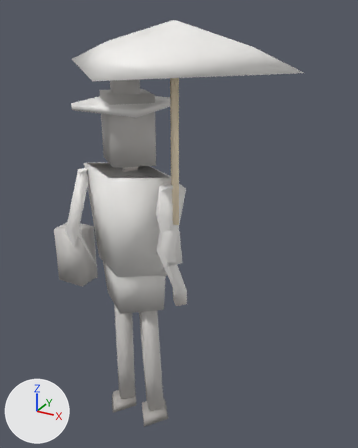
The glTF model public/models/humans/crowd-low.glb, before and after one commit.
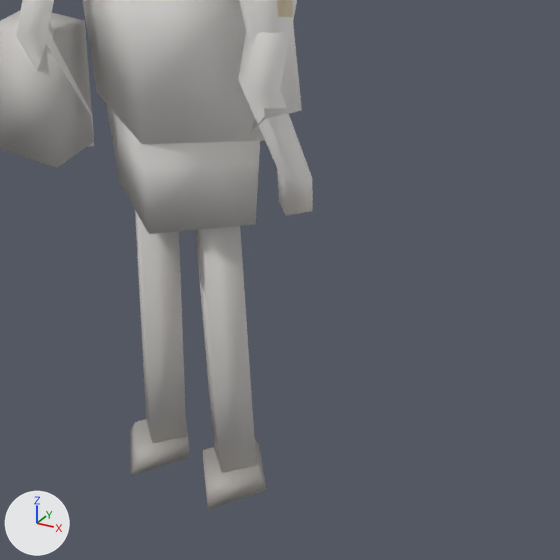
The first picture shows the older version from a camera (50 mm lens) standing at (1.31, -1.88, 2.2) and looking at (0.26, 0.03, 1.24). The close-ups show the older and then the newer version on the part from 16% to 81% of the width and 49% to 100% of the height of that picture. Only the edits that show in the close-ups are written down. The axes (+X, +Y, +Z) are drawn at lower left. The lights are the same throughout. Vertices at exactly the same position are counted once.

The scene before the commit, as lines of its bpy script (objects in view):
```python
me_mesh_0 = bpy.data.meshes.new('Mesh_0')
me_mesh_0.from_pydata(...)  # 225 vertices, 388 faces; spans x -0.4..0.83, y -0.6..0.44, z 0.0..2.14
me_mesh_0.materials.append(mat_defaultmaterial)
ob_mesh_0 = bpy.data.objects.new('Mesh_0', me_mesh_0)
ob_mesh_0.location = (0.0, 0.0, 0.0)
```
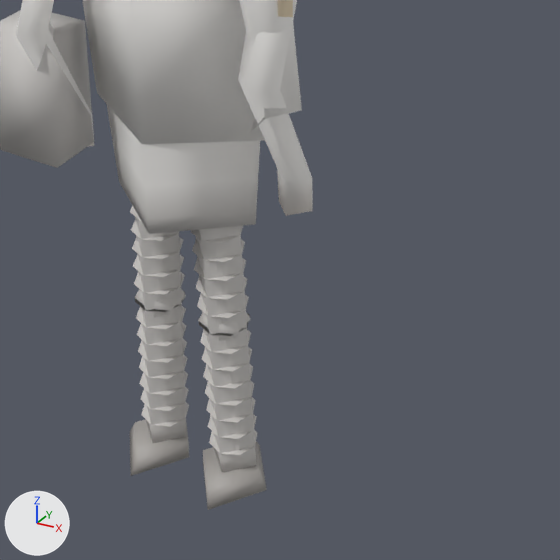
Location of each change, [x1, y1, x2, y2] in pixels of the close-ups (560 x 560 px):
```json
{"part": 1, "of": "me_mesh_0", "change": "added", "after": [134, 289, 186, 317]}
{"part": 2, "of": "me_mesh_0", "change": "added", "after": [198, 312, 251, 341]}
{"part": 3, "of": "me_mesh_0", "change": "built on", "before": [107, 44, 260, 473], "after": [107, 0, 260, 473]}
```

Scene script edits in JSON lines:
```json
{"block": "me_mesh_0", "where": "# used by ob_mesh_0; location = (0.0, 0.0, 0.0)"}
{"op": "remove", "block": "me_mesh_0", "code": "me_mesh_0.from_pydata(...)  # 225 vertices, 388 faces; spans x -0.4..0.83, y -0.6..0.44, z 0.0..2.14"}
{"op": "add", "block": "me_mesh_0", "code": "me_mesh_0.from_pydata(...)  # 585 vertices, 852 faces; spans x -0.4..0.83, y -0.6..0.44, z 0.0..2.14"}
{"block": "me_mesh_0", "change": "me_mesh_0 part 1: a new loose piece, an icosphere of 20 faces spanning x -0.14..-0.04, y -0.03..0.07, z 0.4..0.5, in mat_defaultmaterial"}
{"block": "me_mesh_0", "change": "me_mesh_0 part 2: a new loose piece, an icosphere of 20 faces spanning x 0.04..0.14, y -0.03..0.07, z 0.4..0.5, in mat_defaultmaterial"}
{"block": "me_mesh_0", "change": "me_mesh_0 part 3: 12 vertices removed from x -0.19..0.19, y -0.13..0.15, z 0.28..0.9; 348 vertices added at x -0.23..0.23, y -0.15..0.15, z 0.08..1.32"}
```
